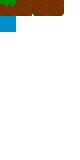
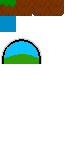
Before/after of a w=80, h=160 layered artwork. What changed in the layer stack:
painted on "Pasted Layer" over [1, 38, 42, 64]
